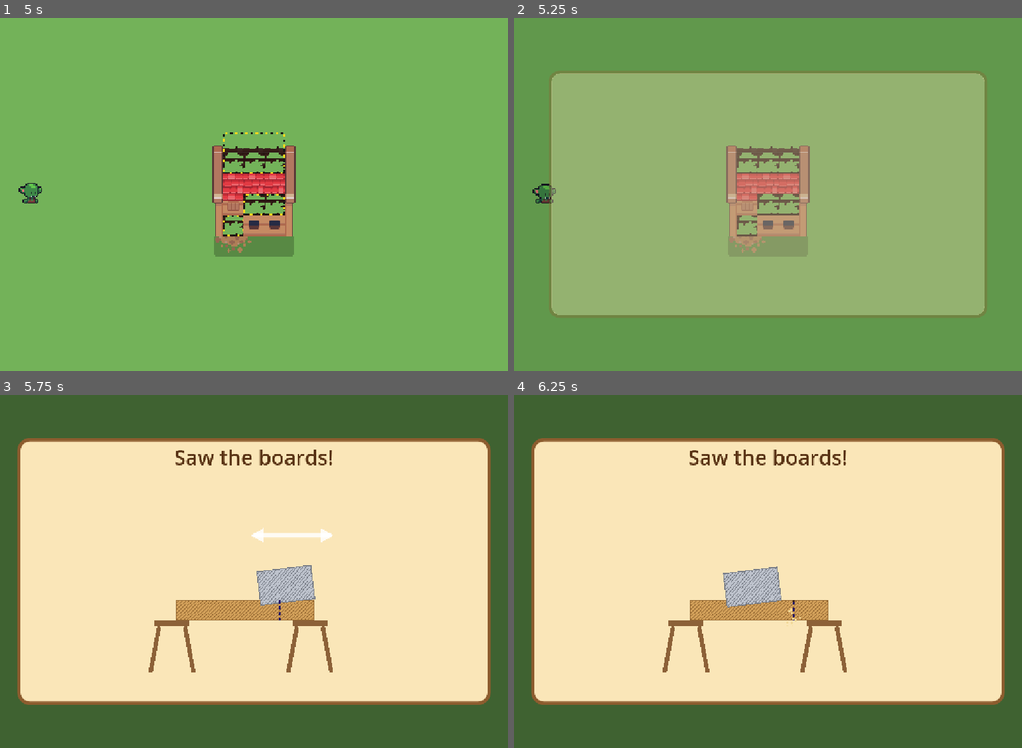
Above: before the commit, frames 1-4 (two rows, left to right).
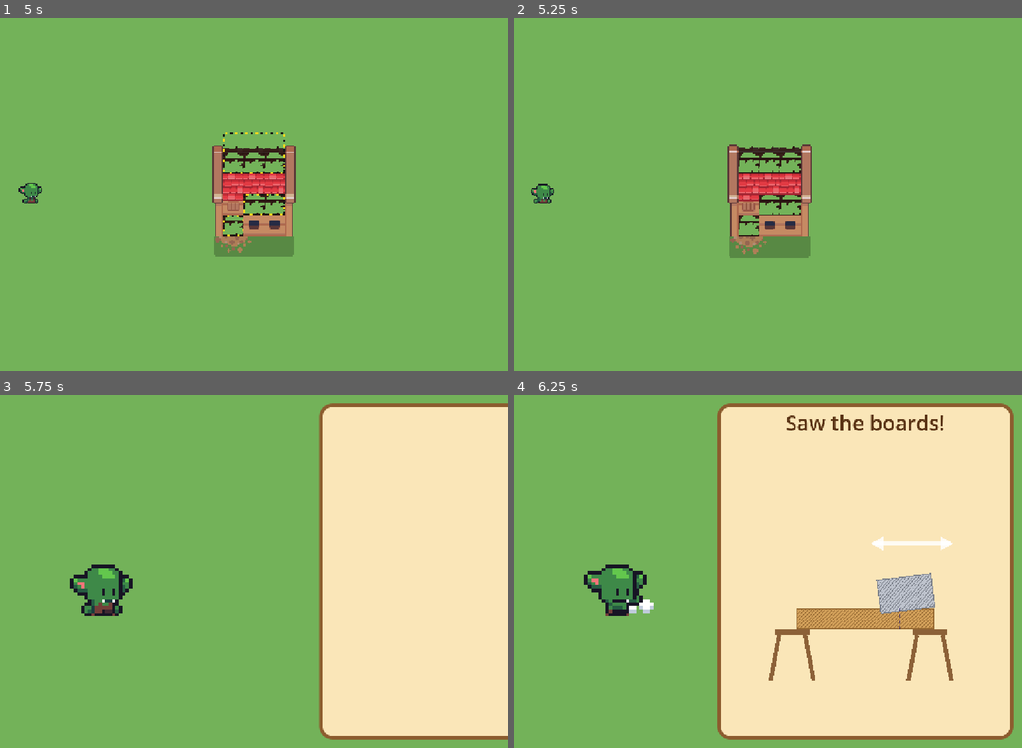
Above: after the commit, the same moments.

Repository: iscdnn/ipad-games
Game: Godot game, scene res://scenes/goblin_fixit/site.tscn
Two runs of this game, one before a commit and one after it. Both use one fixed random seed, a clock stepped at 60 frames per second and the inputs below.
Inputs (mouse positions are in pixels of both pictures, inside the frame that each line leads up to):
- Up to frame 1 (5 s): move the mouse to (365, 176) at 0.52 s; click (365, 176) at 0.67 s; drag from (152, 212) to (228, 265) at 1.27 s; move the mouse to (304, 116) at 2.02 s; click (304, 116) at 2.17 s; drag from (228, 265) to (101, 141) at 2.77 s; move the mouse to (406, 247) at 3.52 s; click (406, 247) at 3.67 s; drag from (101, 141) to (177, 106) at 4.27 s
- Up to frame 2 (5.25 s): move the mouse to (793, 194) at 5.02 s; click (793, 194) at 5.17 s
- Up to frame 3 (5.75 s): no input
- Up to frame 4 (6.25 s): drag from (768, 585) to (666, 589) at 5.77 s

Frame 1 is identical in both runs. In frame 2, 99% of the frame differs, in the area x 0-100%, y 0-100%; in frame 3, 76%; in frame 4, 65%.

Commit message:
Goblin close-up with pop-up on the right; boards/nails from carry box
- Tapping an area tweens the camera to a goblin close-up (closeup_zoom 8,
  goblin centred left of the panel), then the pop-up slides in on the right
  (panel_width 0.6). After the last step the pop-up slides out and the
  camera returns to the overview.
- Steps cover the full screen for input and lay out inside panel_rect, so
  drags can start on the goblin.
- Place and nail steps use the carry animation. Boards stack on the goblin's
  head box and nails are dragged from it (carry_box_offset on Goblin);
  the in-panel board tray and nail box are gone.

Co-Authored-By: Claude Opus 5.5 <noreply@anthropic.com>
Claude-Session: https://claude.ai/code/session_01B5mcxfJkcvHHXTBgvNKEz7

Diff:
--- a/scenes/goblin_fixit/steps/nail_step.tscn
+++ b/scenes/goblin_fixit/steps/nail_step.tscn
@@ -7,4 +7,4 @@
 anchors_preset = 0
 script = ExtResource("1_55yld")
 title = "Hammer the nails!"
-goblin_animation = &"hammer"
+goblin_animation = &"carry"
--- a/scenes/goblin_fixit/steps/place_step.tscn
+++ b/scenes/goblin_fixit/steps/place_step.tscn
@@ -7,3 +7,4 @@
 anchors_preset = 0
 script = ExtResource("1_5yag2")
 title = "Put the boards on!"
+goblin_animation = &"carry"
--- a/scripts/goblin_fixit/goblin.gd
+++ b/scripts/goblin_fixit/goblin.gd
@@ -6,10 +6,14 @@
 ##   walk   - loops while walking
 ##   do     - default action, loops while a pop-up step runs
 ##   hammer - loops during the nail step
+##   carry  - loops during place/nail steps (box on head = board/nail source)
 ##   jump   - one-shot cheer (loop off)
 ## walk_to() is unused for now (goblin stands at the screen edge).
 
 @export var speed := 120.0
+## Centre of the box on the goblin's head in the "carry" animation, in art px
+## relative to the goblin's origin. Boards and nails are dragged from here.
+@export var carry_box_offset := Vector2(0, -14)
 
 @onready var sprite: AnimatedSprite2D = $AnimatedSprite2D
 
--- a/scripts/goblin_fixit/interaction_window.gd
+++ b/scripts/goblin_fixit/interaction_window.gd
@@ -1,14 +1,19 @@
 class_name InteractionWindow
 extends CanvasLayer
 ## Pop-up that plays a WorkArea's steps one after another.
-## Usage:  await window.run(area)
+## The panel sits on the right of the screen; the left is left clear so the
+## goblin close-up shows. Steps cover the whole screen for input (so drags can
+## start on the goblin), but lay out their content inside `panel_rect`.
+## Usage:  await window.run(area, ui_art_scale, source_point)
 
 signal step_started(step: FixStep)
 
-const PANEL_SIZE := Vector2(1100, 620)
-const TITLE_H := 90.0
+## Fraction of the screen width the panel takes, from the right edge.
+@export_range(0.3, 0.9) var panel_width := 0.6
+@export var margin := 20.0
+@export var title_height := 90.0
 
-var _dim: ColorRect
+var _blocker: Control
 var _panel: Panel
 var _title: Label
 var _holder: Control
@@ -17,11 +22,11 @@
 func _ready() -> void:
 	layer = 10
 	visible = false
-	_dim = ColorRect.new()
-	_dim.color = Color(0, 0, 0, 0.45)
-	_dim.mouse_filter = Control.MOUSE_FILTER_STOP
-	_dim.set_anchors_preset(Control.PRESET_FULL_RECT)
-	add_child(_dim)
+	# invisible full-screen catcher so taps never reach the world underneath
+	_blocker = Control.new()
+	_blocker.mouse_filter = Control.MOUSE_FILTER_STOP
+	_blocker.set_anchors_preset(Control.PRESET_FULL_RECT)
+	add_child(_blocker)
 
 	_panel = Panel.new()
 	var sb := StyleBoxFlat.new()
@@ -30,25 +35,21 @@
 	sb.set_border_width_all(8)
 	sb.set_corner_radius_all(28)
 	_panel.add_theme_stylebox_override("panel", sb)
-	_panel.size = PANEL_SIZE
-	_panel.pivot_offset = PANEL_SIZE / 2.0
-	_panel.mouse_filter = Control.MOUSE_FILTER_STOP
+	_panel.mouse_filter = Control.MOUSE_FILTER_IGNORE
 	add_child(_panel)
 
 	_title = Label.new()
 	_title.horizontal_alignment = HORIZONTAL_ALIGNMENT_CENTER
 	_title.vertical_alignment = VERTICAL_ALIGNMENT_CENTER
-	_title.position = Vector2.ZERO
-	_title.size = Vector2(PANEL_SIZE.x, TITLE_H)
 	_title.add_theme_font_size_override("font_size", 48)
 	_title.add_theme_color_override("font_color", Color(0.35, 0.2, 0.08))
 	_panel.add_child(_title)
 
+	# steps live here: full screen, above the panel
 	_holder = Control.new()
-	_holder.position = Vector2(40, TITLE_H)
-	_holder.size = PANEL_SIZE - Vector2(80, TITLE_H + 30)
-	_holder.clip_contents = false
-	_panel.add_child(_holder)
+	_holder.mouse_filter = Control.MOUSE_FILTER_IGNORE
+	_holder.set_anchors_preset(Control.PRESET_FULL_RECT)
+	add_child(_holder)
 
 	get_viewport().size_changed.connect(_layout)
 	_layout()
@@ -56,16 +57,29 @@
 
 func _layout() -> void:
 	var vp := get_viewport().get_visible_rect().size
-	_panel.position = (vp - PANEL_SIZE) / 2.0
+	var w := vp.x * panel_width
+	_panel.position = Vector2(vp.x - w, margin)
+	_panel.size = Vector2(w - margin, vp.y - margin * 2.0)
+	_title.size = Vector2(_panel.size.x, title_height)
 
 
-func run(area: WorkArea, art_scale := 2.0) -> void:
+## Step content area in screen coordinates (inside the panel, below the title).
+func panel_rect() -> Rect2:
+	var r := Rect2(_panel.position, _panel.size)
+	return Rect2(r.position + Vector2(30, title_height), r.size - Vector2(60, title_height + 30))
+
+
+## `source_point`: screen position boards/nails come from (box on the goblin's head).
+func run(area: WorkArea, art_scale := 2.0, source_point := Vector2.ZERO) -> void:
 	await _open()
 	for scene in area.steps:
 		var step := scene.instantiate() as FixStep
 		step.area = area
 		step.art_scale = art_scale
-		step.size = _holder.size
+		step.panel_rect = panel_rect()
+		step.source_point = source_point
+		step.position = Vector2.ZERO
+		step.size = get_viewport().get_visible_rect().size
 		step.modulate.a = 0.0
 		_holder.add_child(step)
 		step.begin()
@@ -82,24 +96,22 @@
 
 
 func _open() -> void:
+	_layout()
 	_title.text = ""
 	visible = true
-	_dim.modulate.a = 0.0
-	_panel.scale = Vector2.ONE * 0.7
-	_panel.modulate.a = 0.0
+	var vp := get_viewport().get_visible_rect().size
+	var x := _panel.position.x
+	_panel.position.x = vp.x
 	Sfx.play(&"whoosh")
-	var tw := create_tween().set_parallel()
-	tw.tween_property(_dim, "modulate:a", 1.0, 0.2)
-	tw.tween_property(_panel, "modulate:a", 1.0, 0.2)
-	tw.tween_property(_panel, "scale", Vector2.ONE, 0.3).set_trans(Tween.TRANS_BACK).set_ease(Tween.EASE_OUT)
+	var tw := create_tween()
+	tw.tween_property(_panel, "position:x", x, 0.3).set_trans(Tween.TRANS_BACK).set_ease(Tween.EASE_OUT)
 	await tw.finished
 
 
 func _close() -> void:
 	Sfx.play(&"whoosh", 1.2)
-	var tw := create_tween().set_parallel()
-	tw.tween_property(_dim, "modulate:a", 0.0, 0.2)
-	tw.tween_property(_panel, "modulate:a", 0.0, 0.2)
-	tw.tween_property(_panel, "scale", Vector2.ONE * 0.8, 0.2)
+	var vp := get_viewport().get_visible_rect().size
+	var tw := create_tween()
+	tw.tween_property(_panel, "position:x", vp.x, 0.25).set_trans(Tween.TRANS_QUAD).set_ease(Tween.EASE_IN)
 	await tw.finished
 	visible = false
--- a/scripts/goblin_fixit/site.gd
+++ b/scripts/goblin_fixit/site.gd
@@ -13,8 +13,14 @@
 @export var ui_art_scale := 2.0
 ## Goblin distance from the left screen edge, in art pixels.
 @export var goblin_margin := 24.0
+## Camera zoom while a pop-up is open (close-up on the goblin).
+@export var closeup_zoom := 8.0
+## Goblin point (art px, relative to the goblin) kept centred in the close-up.
+@export var closeup_focus := Vector2(0, -6)
+@export var camera_move_time := 0.5
 
 var _busy := false
+var _closeup := false
 
 @onready var camera: Camera2D = $Camera
 @onready var building: Building = $Building
@@ -39,14 +45,34 @@
 
 
 func _layout() -> void:
-	camera.zoom = Vector2.ONE * pixel_zoom
-	camera.position = Vector2.ZERO
 	var view := get_viewport_rect().size / pixel_zoom
 	# goblin stands at the left edge for now (no walking yet)
 	goblin.position = Vector2(-view.x / 2.0 + goblin_margin, 0.0).round()
 	var vp := get_viewport_rect().size
 	confetti.position = Vector2(vp.x / 2.0, -20.0)
 	confetti.emission_rect_extents = Vector2(vp.x / 2.0, 10.0)
+	if _closeup:
+		camera.zoom = Vector2.ONE * closeup_zoom
+		camera.position = _closeup_position()
+	else:
+		camera.zoom = Vector2.ONE * pixel_zoom
+		camera.position = Vector2.ZERO
+
+
+## Camera position that puts the goblin in the middle of the screen area left
+## of the pop-up panel.
+func _closeup_position() -> Vector2:
+	var vp := get_viewport_rect().size
+	var left_w := vp.x * (1.0 - window.panel_width)
+	var shift := (vp.x / 2.0 - left_w / 2.0) / closeup_zoom
+	return goblin.position + closeup_focus + Vector2(shift, 0)
+
+
+func _move_camera(zoom: float, pos: Vector2) -> void:
+	var tw := create_tween().set_parallel().set_trans(Tween.TRANS_CUBIC).set_ease(Tween.EASE_IN_OUT)
+	tw.tween_property(camera, "zoom", Vector2.ONE * zoom, camera_move_time)
+	tw.tween_property(camera, "position", pos, camera_move_time)
+	await tw.finished
 
 
 func _unhandled_input(event: InputEvent) -> void:
@@ -63,8 +89,14 @@
 	_busy = true
 	Sfx.play(&"tap")
 	building.clear_highlights()
-	await window.run(area, ui_art_scale)
+	# zoom in on the goblin, run the steps in the pop-up, zoom back out
+	_closeup = true
+	await _move_camera(closeup_zoom, _closeup_position())
+	var source := get_viewport().get_canvas_transform() * goblin.to_global(goblin.carry_box_offset)
+	await window.run(area, ui_art_scale, source)
 	goblin.idle()
+	_closeup = false
+	await _move_camera(pixel_zoom, Vector2.ZERO)
 	area.complete()
 	Sfx.play(&"area_done")
 	await goblin.cheer()
--- a/scripts/goblin_fixit/steps/fix_step.gd
+++ b/scripts/goblin_fixit/steps/fix_step.gd
@@ -18,6 +18,11 @@
 @export var art_scale := 2.0
 
 var area: WorkArea
+## Where step content goes (inside the pop-up panel), in this control's coords.
+## The control itself covers the whole screen so drags can start anywhere.
+var panel_rect := Rect2(0, 0, 1000, 500)
+## Screen point boards/nails are taken from (box on the goblin's head).
+var source_point := Vector2.ZERO
 var under: Node2D
 var top: Node2D
 var _finished := false
@@ -58,6 +63,16 @@
 	_finished = true
 	await get_tree().create_timer(delay).timeout
 	completed.emit()
+
+
+## Point inside the panel content area, as fractions of its size.
+func pr(fx: float, fy: float) -> Vector2:
+	return panel_rect.position + panel_rect.size * Vector2(fx, fy)
+
+
+## Grab zone around the source box on the goblin's head.
+func source_rect() -> Rect2:
+	return Rect2(source_point - Vector2(70, 70), Vector2(140, 140))
 
 
 func board_count() -> int:
--- a/scripts/goblin_fixit/steps/nail_step.gd
+++ b/scripts/goblin_fixit/steps/nail_step.gd
@@ -1,10 +1,9 @@
 extends FixStep
-## Drag nails from the box onto the marked spots, then press and hold a nail
+## Drag nails from the box on the goblin's head onto the marked spots, then press and hold a nail
 ## to charge the hammer and let go to swing. Bigger charge = deeper nail.
 
 @export var nail_texture: Texture2D = preload("res://assets/sprites/nail.png")
 @export var hammer_texture: Texture2D = preload("res://assets/sprites/hammer.png")
-@export var box_texture: Texture2D = preload("res://assets/sprites/nail_box.png")
 ## Rows of nail_texture that make the head (always visible).
 @export var nail_head_px := 3
 ## Point on hammer_texture used as the swing pivot (end of the handle).
@@ -23,7 +22,6 @@
 
 var _slots: Array[Rect2] = []
 var _spots: Array[Dictionary] = [] # {pos, placed, depth, sprite}
-var _box: Sprite2D
 var _hammer: Sprite2D
 var _drag_nail: Sprite2D
 var _charging := -1
@@ -37,7 +35,7 @@
 func begin() -> void:
 	super.begin()
 	title = "Hammer the nails!"
-	_slots = slot_rects(Vector2(size.x * 0.62, size.y * 0.6))
+	_slots = slot_rects(pr(0.5, 0.55))
 	_boards_root = Node2D.new()
 	add_child(_boards_root)
 	for r in _slots:
@@ -49,11 +47,6 @@
 			var fx := 0.12 + 0.76 * (float(k) / float(maxi(n - 1, 1))) if n > 1 else 0.5
 			_spots.append({"pos": Vector2(r.position.x + r.size.x * fx, r.get_center().y), "placed": false, "depth": 0.0, "sprite": null})
 
-	_box = Sprite2D.new()
-	_box.texture = box_texture
-	_box.scale = Vector2.ONE * art_scale
-	_box.position = Vector2(size.x * 0.13, size.y * 0.55)
-	add_child(_box)
 
 	_hammer = Sprite2D.new()
 	_hammer.texture = hammer_texture
@@ -112,9 +105,8 @@
 	if i >= 0:
 		_start_charge(i)
 		return
-	# grab a nail from the box
-	var box_rect := Rect2(_box.position - _box.texture.get_size() * art_scale / 2.0, _box.texture.get_size() * art_scale).grow(20.0)
-	if box_rect.has_point(p) and _next_free_spot() >= 0:
+	# grab a nail from the box on the goblin's head
+	if source_rect().has_point(p) and _next_free_spot() >= 0:
 		_drag_nail = _make_nail()
 		_drag_nail.position = p + Vector2(0, -30)
 		add_child(_drag_nail)
@@ -290,7 +282,7 @@
 	var free_i := _next_free_spot()
 	if not any_placed and free_i >= 0:
 		# drag from box to spot
-		var from := _box.position + Vector2(0, -60)
+		var from := source_point
 		var to: Vector2 = _spots[free_i].pos
 		var k := fmod(_t, 1.4) / 1.4
 		draw_arrow(top, from, from.lerp(to - (to - from).normalized() * 30.0, k), Color(1, 1, 1, 0.8), 10.0)
--- a/scripts/goblin_fixit/steps/place_step.gd
+++ b/scripts/goblin_fixit/steps/place_step.gd
@@ -1,5 +1,6 @@
 extends FixStep
-## Drag the cut boards from the pile into the outlined spots on the frame.
+## Drag the cut boards from the stack on the goblin's head into the outlined
+## spots on the frame.
 
 ## How close (px) a dropped board must be to a slot to snap in.
 @export var snap_distance := 150.0
@@ -19,15 +20,16 @@
 func begin() -> void:
 	super.begin()
 	title = "Put the boards on!"
-	_slots = slot_rects(Vector2(size.x * 0.66, size.y * 0.5))
+	_slots = slot_rects(pr(0.5, 0.5))
 	var n := _slots.size()
 	_filled.resize(n)
 	_filled.fill(false)
 	var bs := board_size()
 	for i in n:
 		var b := make_board()
-		var home := Vector2(size.x * 0.2, size.y * 0.5 + (i - (n - 1) / 2.0) * (bs.y + 26.0))
-		var rot := randf_range(-0.08, 0.08)
+		# stacked on the box on the goblin's head
+		var home := source_point - Vector2(0, bs.y * 0.5 + i * 10.0)
+		var rot := randf_range(-0.05, 0.05)
 		b.position = home
 		b.rotation = rot
 		add_child(b)
@@ -127,7 +129,7 @@
 	# hint: arrow from first loose board to first empty slot, until one is placed
 	if _placed_count > 0 or _held >= 0 or _t < 1.0:
 		return
-	var from := _homes[0] + Vector2(board_size().x / 2.0 + 10.0, 0)
+	var from := _homes[_homes.size() - 1] + Vector2(board_size().x / 2.0 + 10.0, 0)
 	var to := _slots[0].get_center() - Vector2(board_size().x / 2.0 + 10.0, 0)
 	var k := fmod(_t, 1.4) / 1.4
 	draw_arrow(top, from, from.lerp(to, k), Color(1, 1, 1, 0.8 * (1.0 - k * 0.5)), 10.0)
--- a/scripts/goblin_fixit/steps/saw_step.gd
+++ b/scripts/goblin_fixit/steps/saw_step.gd
@@ -38,7 +38,7 @@
 	title = "Saw the boards!"
 	var full_w := board_texture.get_width() * art_scale
 	var h := board_texture.get_height() * art_scale
-	_board_center = Vector2(size.x * 0.48, size.y * 0.62)
+	_board_center = pr(0.5, 0.62)
 	var left := _board_center.x - full_w / 2.0
 	_cut_x = left + board_keep_px * art_scale
 	_board_top = _board_center.y - h / 2.0
@@ -94,7 +94,7 @@
 	_keep.scale = Vector2.ONE * art_scale
 	_update_visuals()
 	if animate:
-		var shift := Vector2(-size.x, 0)
+		var shift := Vector2(-panel_rect.size.x, 0)
 		_keep.position = keep_pos + shift
 		_offcut.position = off_pos + shift
 		_saw.modulate.a = 0.0
@@ -167,7 +167,7 @@
 	pile_board.position = _keep.position
 	add_child(pile_board)
 	_keep.modulate.a = 0.0
-	var pile_pos := Vector2(size.x - 150.0, 70.0 + _pile.size() * 40.0)
+	var pile_pos := Vector2(panel_rect.end.x - 120.0, panel_rect.position.y + 30.0 + _pile.size() * 40.0)
 	_pile.append(pile_board)
 	tw.tween_property(pile_board, "position", pile_pos, 0.5).set_trans(Tween.TRANS_BACK).set_ease(Tween.EASE_OUT)
 	tw.tween_property(pile_board, "scale", Vector2.ONE * art_scale * 0.6, 0.5)
Not shown, changed: CLAUDE.md
